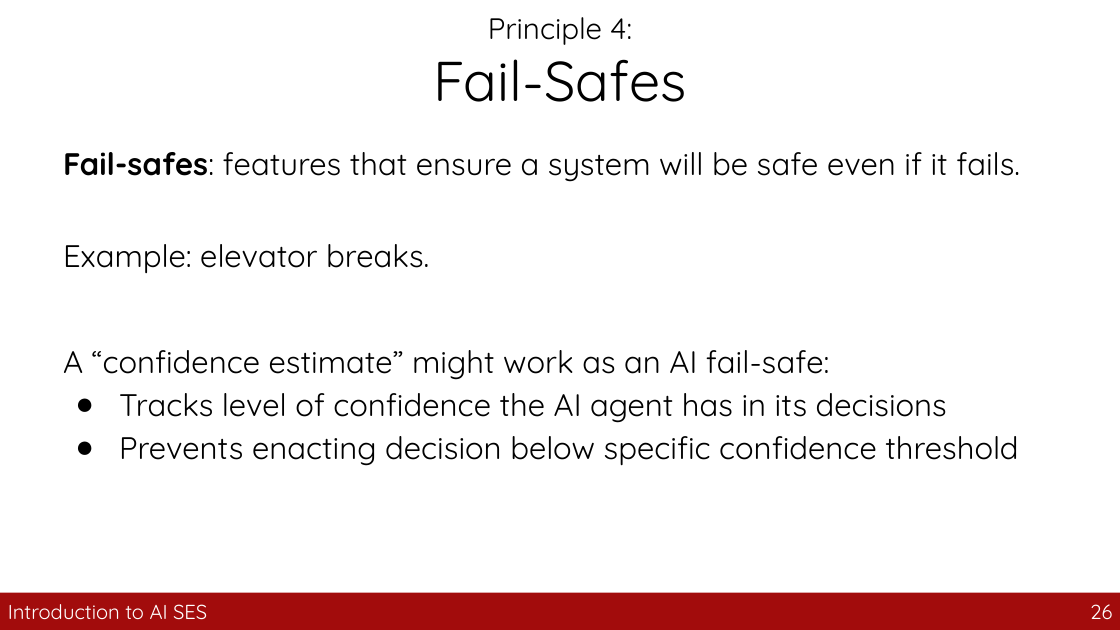
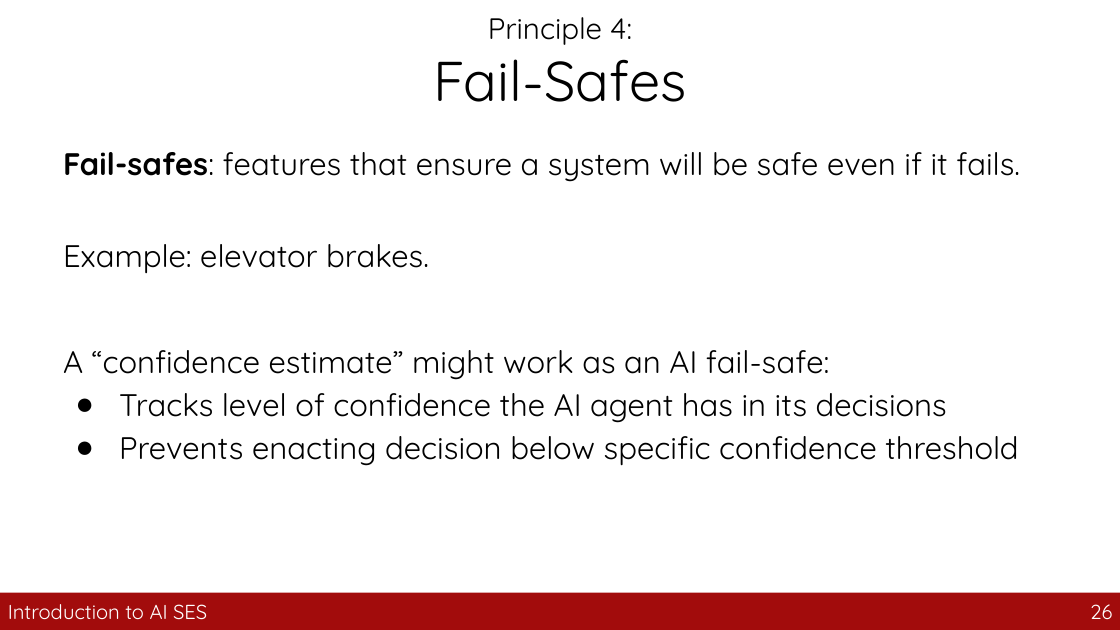
Before and after one commit to guhofstra/CSC163Fa26, a slide deck: slide 26 of PPTs/4_safety_engineering.pptx. Drawn at 1120x630 pixels with LibreOffice and Linux fonts; fonts in the diff are those of the drawing. Boxes give left, top, right and bottom in pixels: in the first picture for what was removed or moved away, otherwise in the second. Text is boxed around its words. In the diff, an @@ line names an element or a change of style, - is before the commit and + after.

```diff
--- a/PPTs/4_safety_engineering.pptx
+++ b/PPTs/4_safety_engineering.pptx
@@ text at [63, 244, 429, 273]: text changed @@
-Example: elevator breaks.
+Example: elevator brakes.
```
Also in this commit, not shown: 8 other slides changed, 1 slide removed, 30 other files.
